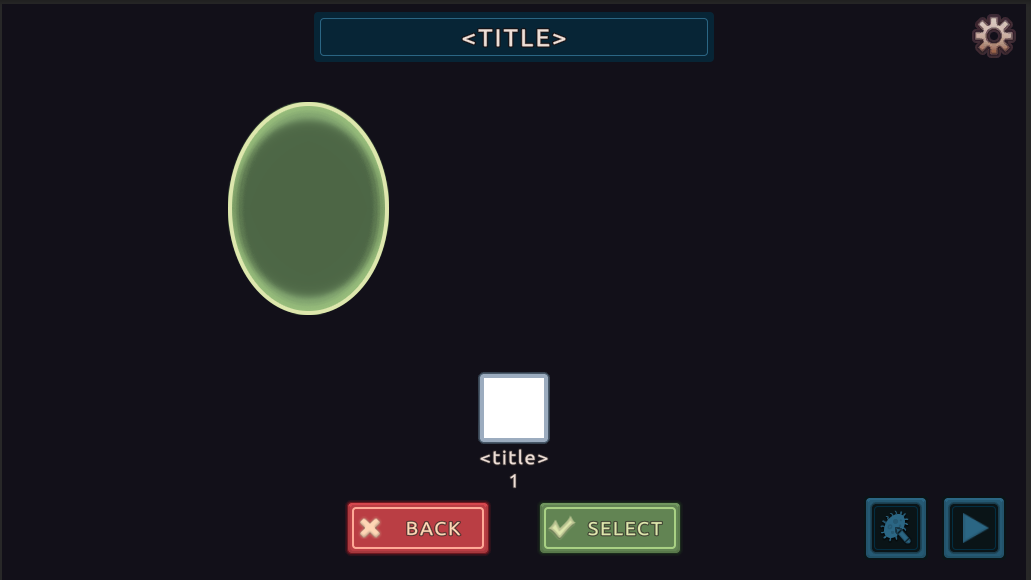
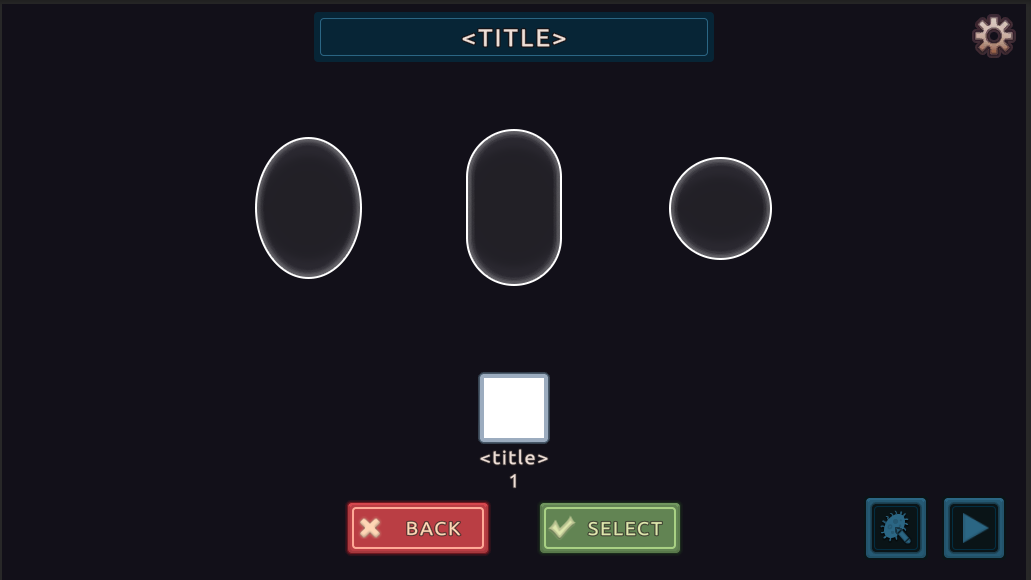
Revision of a layered w=1031, h=580 image; what changed, layer by layer:
showed group "bodies" (12 layers) over [348, 114, 562, 302]
hid group "protozoaGeneric" (2 layers) over [228, 102, 389, 315]
